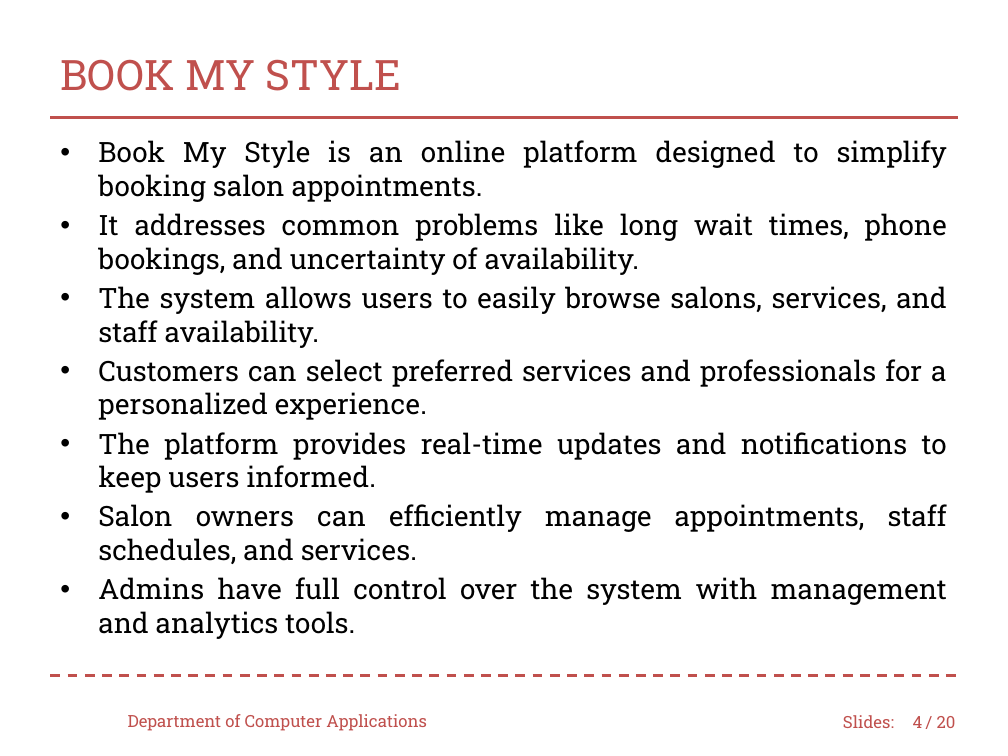
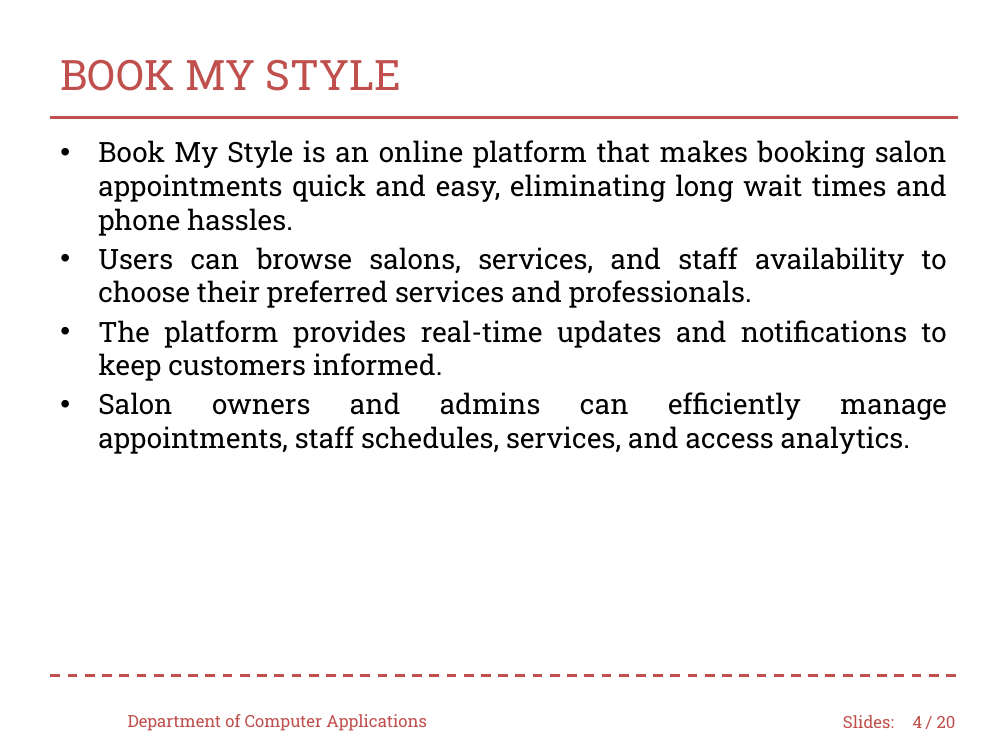
Before and after one commit to najmath1234/dbmslab, a slide deck: slide 4 of First review.pptx. Drawn at 1008x756 pixels with LibreOffice and Linux fonts; fonts in the diff are those of the drawing; background and template pictures are left out. Boxes give left, top, right and bottom in pixels: in the first picture for what was removed or moved away, otherwise in the second. Text is boxed around its words. In the diff, an @@ line names an element or a change of style, - is before the commit and + after.

```diff
--- a/First review.pptx
+++ b/First review.pptx
@@ text at (x1=98, y1=140, x2=947, y2=454): text changed @@
-• Book My Style is an online platform designed to simplify booking salon appointments.
-• It addresses common problems like long wait times, phone bookings, and uncertainty of availability.
-• The system allows users to easily browse salons, services, and staff availability.
-• Customers can select preferred services and professionals for a personalized experience.
-• The platform provides real-time updates and notifications to keep users informed.
-• Salon owners can efficiently manage appointments, staff schedules, and services.
-• Admins have full control over the system with management and analytics tools.
+• Book My Style is an online platform that makes booking salon appointments quick and easy, eliminating long wait times and phone hassles.
+• Users can browse salons, services, and staff availability to choose their preferred services and professionals.
+• The platform provides real-time updates and notifications to keep customers informed.
+• Salon owners and admins can efficiently manage appointments, staff schedules, services, and access analytics.
```
Also in this commit, not shown: 2 other slides changed, 4 other files.
